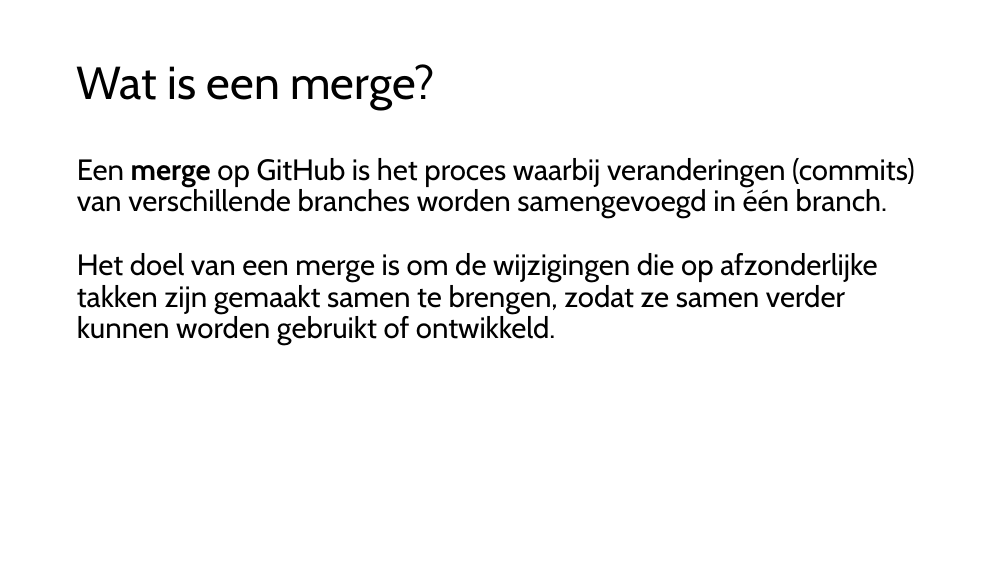
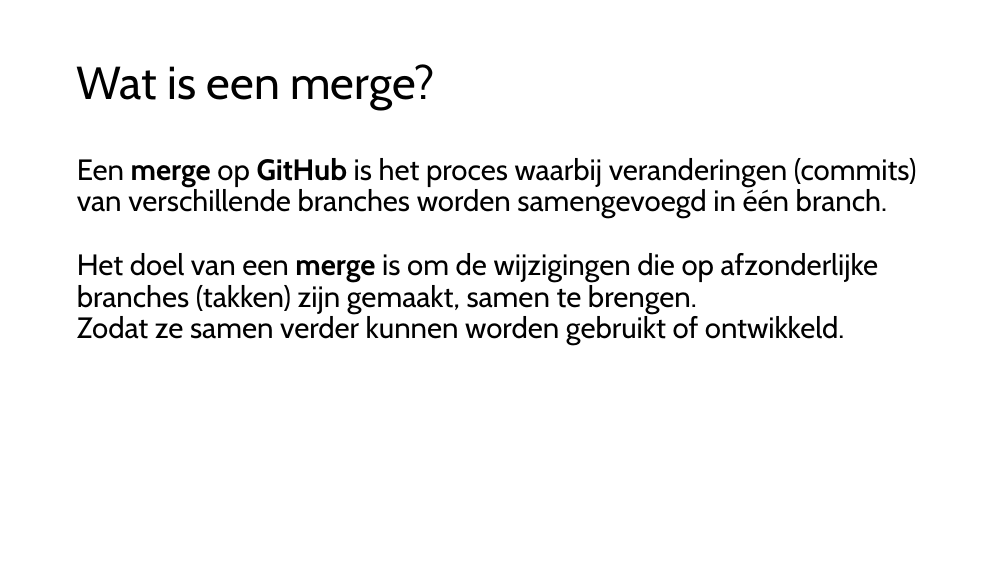
Before and after one commit to djsjollema/lessen-gamedevelopment, a slide deck: slide 2 of M2/Skill/2-Merge/2-merge.pptx. Drawn at 1008x567 pixels with LibreOffice and Linux fonts; fonts in the diff are those of the drawing. Boxes give left, top, right and bottom in pixels: in the first picture for what was removed or moved away, otherwise in the second. Text is boxed around its words. In the diff, an @@ line names an element or a change of style, - is before the commit and + after.

Commit message:
Update in presentation for M2.2 git Merge

```diff
--- a/M2/Skill/2-Merge/2-merge.pptx
+++ b/M2/Skill/2-Merge/2-merge.pptx
@@ text at [77, 158, 917, 346]: text changed @@
-Een merge op GitHub is het proces waarbij veranderingen (commits) van verschillende branches worden samengevoegd in één branch.
-Het doel van een merge is om de wijzigingen die op afzonderlijke takken zijn gemaakt samen te brengen, zodat ze samen verder kunnen worden gebruikt of ontwikkeld.
+Een merge op GitHub is het proces waarbij veranderingen (commits) van verschillende branches worden samengevoegd in één branch.
+Het doel van een merge is om de wijzigingen die op afzonderlijke branches (takken) zijn gemaakt, samen te brengen.
+Zodat ze samen verder kunnen worden gebruikt of ontwikkeld.
```
Also in this commit, not shown: 9 other slides changed, 1 slide added.
